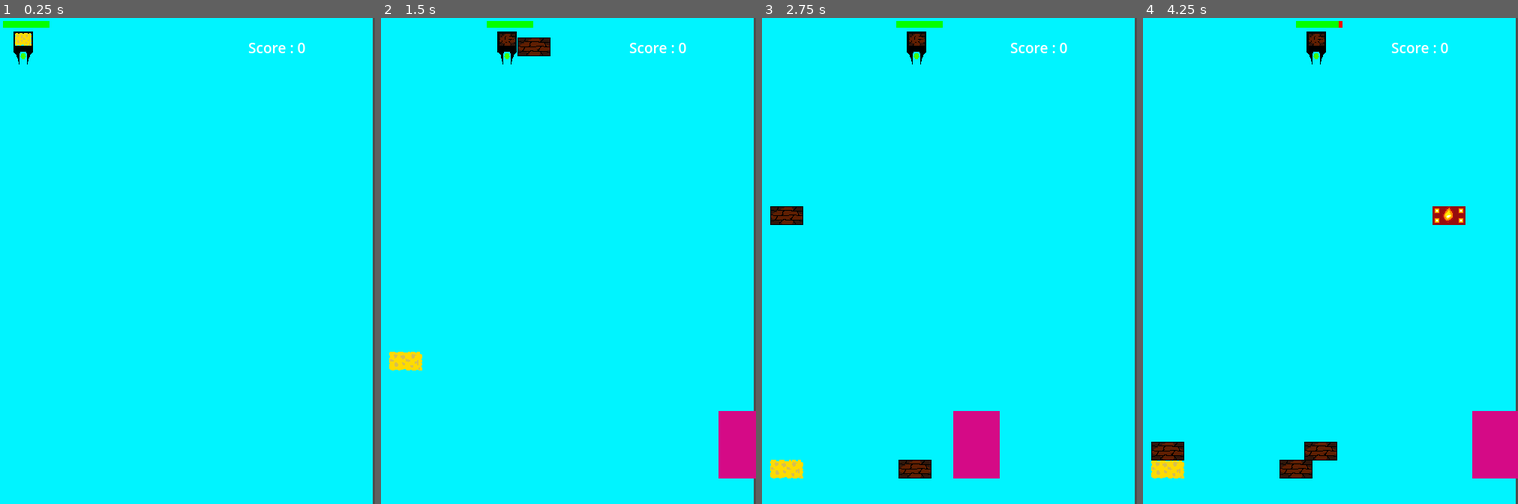
Above: before the commit, frames 1-4 (left to right).
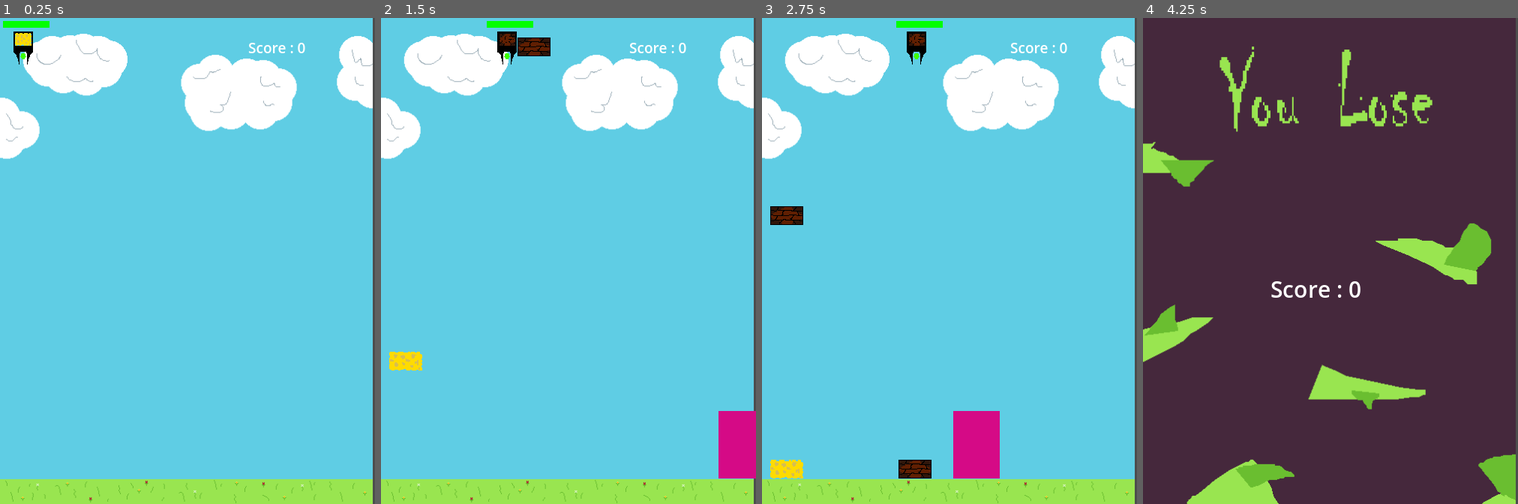
Above: after the commit, the same moments.

Repository: SH312-code/sdc-game_jam-2
Game: Godot game, scene res://Scenes/main.tscn
Two runs of this game, one before a commit and one after it. Both use one fixed random seed, a clock stepped at 60 frames per second and the inputs below.
Inputs:
- Up to frame 1 (0.25 s): no input
- Up to frame 2 (1.5 s): hold Right (ui_right) 0.53-1.28 s; hold Space (Space_key) 0.53-1.28 s; hold Left (ui_left) from 1.28 s (still down); tap Space (Space_key) at 1.35 s
- Up to frame 3 (2.75 s): release Left (ui_left) at 2.03 s; hold Right (ui_right) from 2.03 s (still down); hold Space (Space_key) from 2.03 s (still down)
- Up to frame 4 (4.25 s): release Space (Space_key) at 2.78 s; tap Space (Space_key) at 2.85 s; release Right (ui_right) at 3.53 s; hold Left (ui_left) from 3.53 s (still down); hold Space (Space_key) from 3.53 s (still down)

The runs differ from the first frame. In frame 1, 99% of the frame differs, in the area x 0-100%, y 0-100%; in frame 2, 97%; in frame 3, 96%; in frame 4, 99%.

Commit message:
Add files via upload

Diff:
--- a/Scenes/bricks/earth_brick.tscn
+++ b/Scenes/bricks/earth_brick.tscn
@@ -30,7 +30,7 @@
 
 [node name="brick_floor_dectection" type="Area2D" parent="RigidBody2D"]
 collision_layer = 2
-collision_mask = 18
+collision_mask = 22
 
 [node name="brickandfloordetection" type="CollisionShape2D" parent="RigidBody2D/brick_floor_dectection"]
 position = Vector2(22, 12.5)
--- a/Scenes/main.tscn
+++ b/Scenes/main.tscn
@@ -1,8 +1,9 @@
-[gd_scene load_steps=12 format=3 uid="uid://o3y6yf6pakmu"]
+[gd_scene load_steps=13 format=3 uid="uid://o3y6yf6pakmu"]
 
 [ext_resource type="Script" path="res://Scripts/Hand.gd" id="1_mksxx"]
 [ext_resource type="Script" path="res://Scripts/main.gd" id="1_uftu3"]
 [ext_resource type="Texture2D" uid="uid://bywux8nk4hdlf" path="res://Sprites/red_health_bar.png" id="2_2jvgg"]
+[ext_resource type="Texture2D" uid="uid://cr6kbguh3hagq" path="res://Sprites/Backgrond_texture.png" id="2_vkle2"]
 [ext_resource type="Texture2D" uid="uid://bk48jg1vwult6" path="res://Sprites/player.png" id="3_52nsg"]
 [ext_resource type="Texture2D" uid="uid://ddku3f42frbq" path="res://Sprites/green_health_bar.png" id="3_ks44b"]
 [ext_resource type="Script" path="res://Scripts/texture_progress_bar.gd" id="4_5473x"]
@@ -23,7 +24,8 @@
 [node name="TextureRect" type="TextureRect" parent="."]
 offset_top = -19.0
 offset_right = 497.0
-offset_bottom = 654.0
+offset_bottom = 631.0
+texture = ExtResource("2_vkle2")
 expand_mode = 1
 
 [node name="Hand" type="Node2D" parent="."]
--- a/Scripts/Hand.gd
+++ b/Scripts/Hand.gd
@@ -2,8 +2,8 @@
 
 const speed = 250
 var direction = 1
-var health = 25
-const max_health = 25
+var health = 1
+const max_health = 1
 var bullet_detection = RegEx.new()
 var can_shoot: bool = true
 var left: bool = false
@@ -67,7 +67,6 @@
 		elif current_brick > 10: spawn(sponge_brick)
 		else: spawn(fire_block)
 		next_brick_display()
-
 		await get_tree().create_timer(.5).timeout
 		can_shoot = true
 	if event.is_action_pressed("ui_left") and position.x > 10:
--- a/Scripts/bricks/base_brick.gd
+++ b/Scripts/bricks/base_brick.gd
@@ -2,8 +2,11 @@
 
 var searching_for_fire_brick = RegEx.new()	 #https://docs.godotengine.org/en/stable/classes/class_regex.html
 var searching_for_floor = RegEx.new()
+var searching_for_bullet = RegEx.new()
 var falling = true
 var type = 'earth'
+var bullet_hits = 0
+var old_bullets = []
 var can_process_collision = true
 var collision_behavior = func():
 	pass
@@ -12,11 +15,13 @@
 func _ready() -> void:
 	searching_for_fire_brick.compile("^Area2D_fire")#This is a regular exprsion used for string lookups. The ^ means to st …(317 unchanged characters)…
 	searching_for_floor.compile("^FloorArea2D")
+	searching_for_bullet.compile("^Area2D_of_bullet")
 
 
 
 # Called every frame. 'delta' is the elapsed time since the previous frame.
 func _process(_delta: float) -> void:
+	#collion detaction
 		for overlapped_area in $RigidBody2D.get_child(2).get_overlapping_areas():
 			if falling:
 				if GlobalVariables.SEARCHING_FOR_BRICK.search(str(overlapped_area)):
@@ -26,12 +31,23 @@
 
 				elif searching_for_floor.search(str(overlapped_area)):
 					falling = false
-			if can_process_collision: collision_behavior.call()
+			if can_process_collision: collision_behavior.call() # call anaymos func
+			'''if searching_for_bullet.search(str(overlapped_area)) and overlapped_area not in old_bullets:
+				bullet_hits += 1
+				print("a")
+				old_bullets.append(overlapped_area)
+			if bullet_hits > 1:
+				destroy()'''
+
+func shot():
+	bullet_hits += 1
+	if bullet_hits > 1:
+		destroy()
 
 func refall():
 	for overlapped_area in $RigidBody2D.get_child(2).get_overlapping_areas():
 		if GlobalVariables.SEARCHING_FOR_BRICK.search(str(overlapped_area)):
-			var connected_brick = overlapped_area.get_parent().get_parent()
+			var connected_brick = overlapped_area.get_parent().get_parent() # used to make other bricks fall if one detcts
 			if not connected_brick.falling:
 				connected_brick.falling = true
 				connected_brick.refall()
--- a/Scripts/hostile/bullet.gd
+++ b/Scripts/hostile/bullet.gd
@@ -18,4 +18,7 @@
 
 func _on_area_2d_of_bullet_area_entered(area: Area2D): # Replace with function body.
 	if GlobalVariables.SEARCHING_FOR_BRICK.search(str(area)):
+		var brick = area.get_parent().get_parent()
+		if !brick.falling:
+			brick.shot()
 		queue_free()
--- a/Scripts/hostile/shooting_enemy_variant.gd
+++ b/Scripts/hostile/shooting_enemy_variant.gd
@@ -32,6 +32,11 @@
 	var movement_amount = delta * speed * direction
 	if movement_amount + position.x > GlobalVariables.RIGHT_BOUND or movement_amount + position.x < GlobalVariables.LEFT_BOUND:
 		direction *= -1
+		var shoot_at_conner = randi_range(0,1)
+		if shoot_at_conner == 0:
+			var hold = bullet.instantiate()
+			hold.set_x_y(position.x, position.y)
+			get_tree().current_scene.add_child(hold)
 	else:
 		position.x += movement_amount
 	can_rotate = true
--- a/Scripts/main.gd
+++ b/Scripts/main.gd
@@ -8,7 +8,6 @@
 # Called when the node enters the scene tree for the first time.
 func _ready() -> void: # Replace with function body.
 	$Hand.game_lost.connect(end) # This connects the signal that is emited to an action, the end function
-	$TextureRect.texture = load("res://Sprites/game.png")
 	$Label.add_theme_font_size_override("font_size", 19)
 
 # Called every frame. 'delta' is the elapsed time since the previous frame.
@@ -27,7 +26,7 @@
 			if i != $TextureRect and i != $Label:
 				i.queue_free()
 		$TextureRect.texture = load("res://Sprites/game_over.png")
-		$Label.global_position = Vector2(200, 440)
+		$Label.global_position = Vector2(170, 340)
 		$Label.add_theme_font_size_override("font_size", 30)
 
 func update_score(): # https://docs.godotengine.org/en/stable/getting_started/first_2d_game/06.heads_up_display.html
Binary file added: Sprites/Backgrond_texture.png
Not shown, changed: Sprites/Backgrond_texture.png.import
Binary file changed: Sprites/game_over.png
